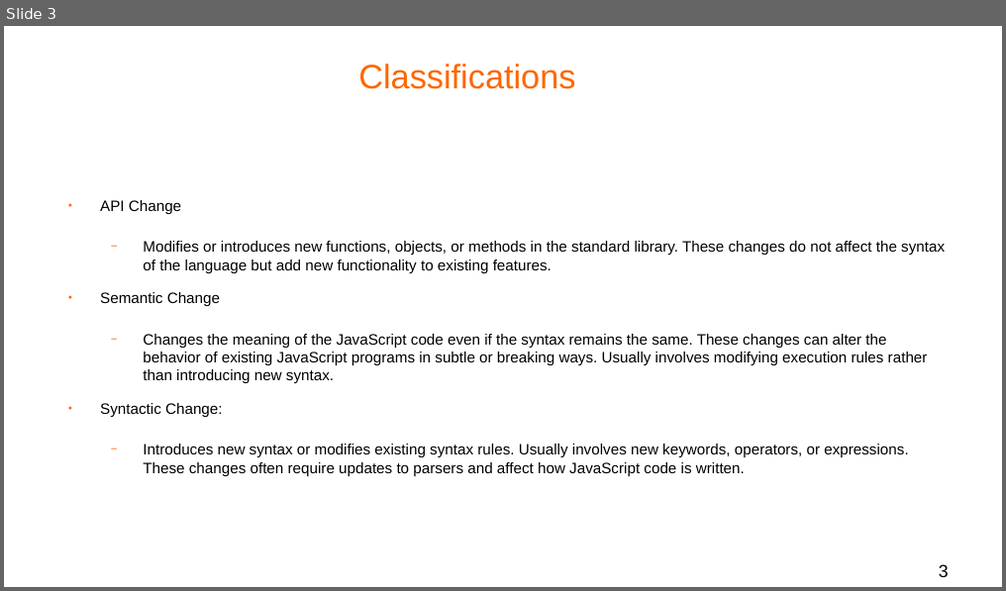
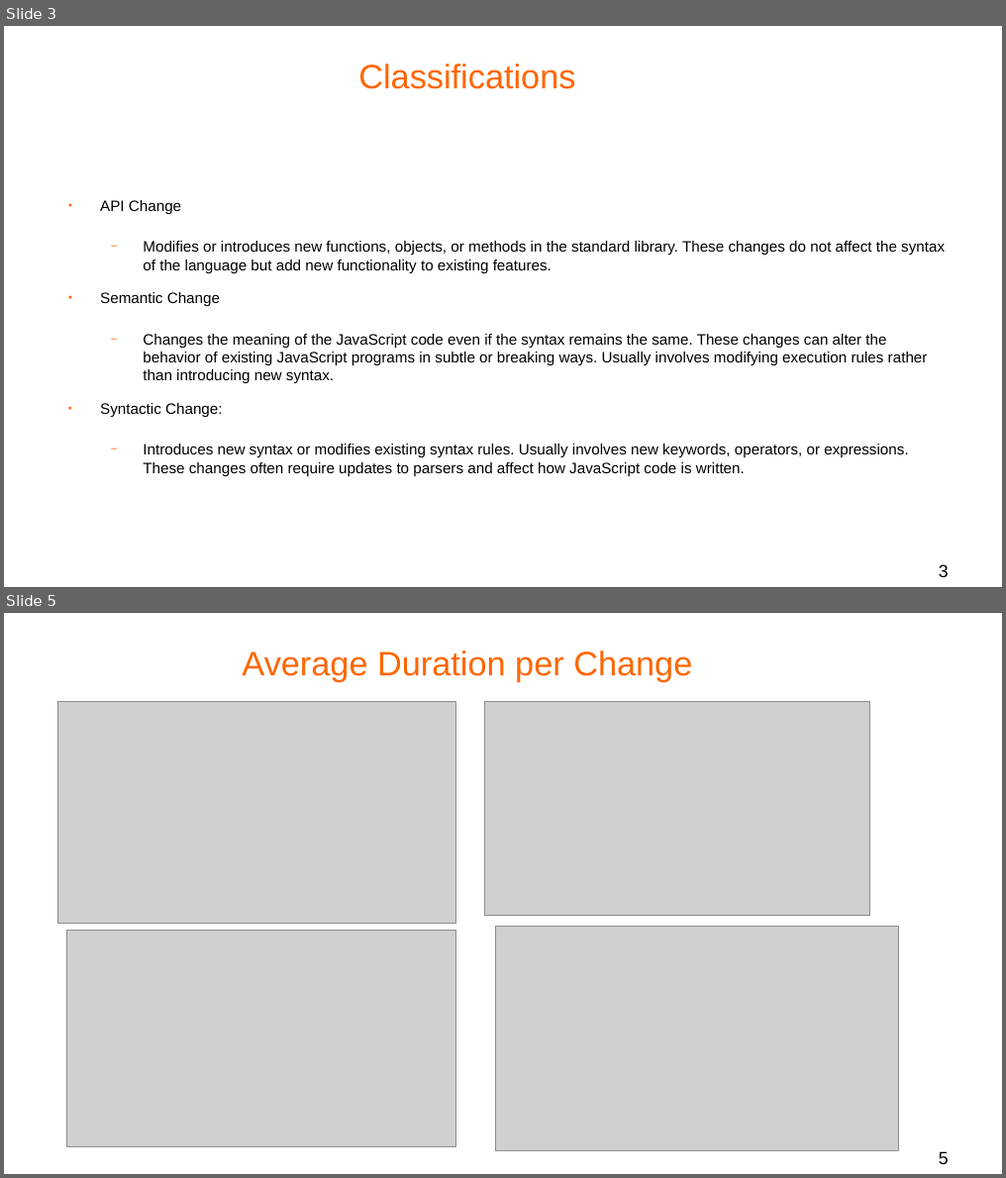
Before and after one commit to bldl/js-proposals, a slide deck: Data Analysis/Presentation/tc39 proposals observations.odp. Shown one above the other, each under a label of ours: slide 3 before the commit, slides 3 and 5 after it; the slides between them are not shown. The pictures are 1006x591 and 1006x1178 pixels, drawn with LibreOffice and Linux fonts; fonts in the diff are those of the drawing; grey boxes stand for pictures; background and template pictures are left out. Boxes give left, top, right and bottom in pixels: in the first picture for what was removed or moved away, otherwise in the second. Text is boxed around its words. In the diff, an @@ line names an element or a change of style, - is before the commit and + after.

```diff
--- a/Data Analysis/Presentation/tc39 proposals observations.odp
+++ b/Data Analysis/Presentation/tc39 proposals observations.odp
@@ slide 5 added at [4, 613, 1002, 1174], background #FFFFFF @@
@@ title added at [242, 651, 692, 681], 27 pt, text #FF6600 @@
+Average Duration per Change
@@ picture added at [57, 702, 456, 924] @@
@@ picture added at [485, 702, 869, 916] @@
@@ picture added at [66, 930, 456, 1147] @@
@@ picture added at [496, 927, 899, 1151] @@
@@ page number added at [939, 1152, 948, 1164], 14 pt, text #000000 @@
+5
```
Also in this commit, not shown: 1 slide changed, 1 other slide added, 1 slide removed, 3 other files.
